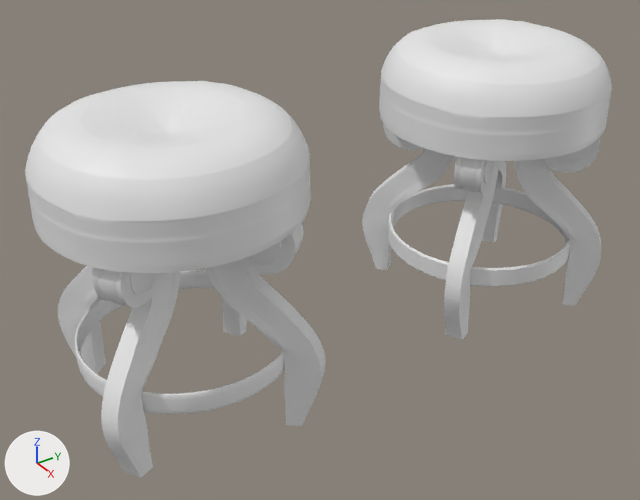
Before and after pictures for a commit that changed the Blender file Chair/Chair.blend.
One viewpoint serves both versions: a 50 mm lens placed at (1.541, -3.116, 0.878), pointed at (0.0, -2.086, -0.183). Arrows for +X, +Y and +Z are at lower left; the lights stay in place.

Names of what the first picture shows: 'Circle', 'Plane.002', 'Seat', 'Seat.001'.
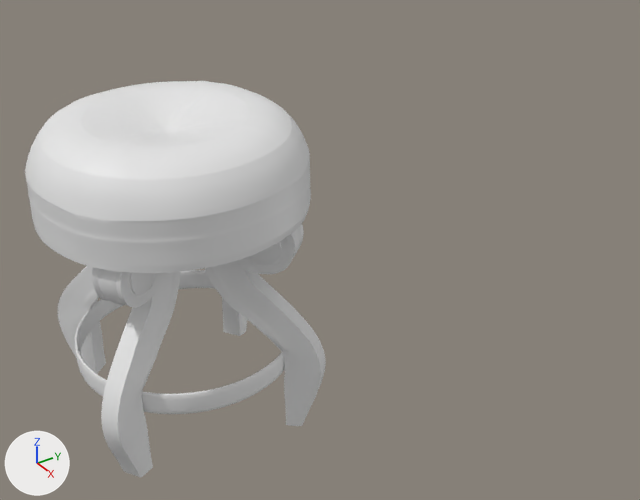
Changed parts and their boxes [x1, y1, x2, y2] in the pictures (640 x 500 px):
'Seat', hidden: before [379, 19, 612, 161]
'Plane.002', hidden: before [362, 124, 601, 340]
'Circle', hidden: before [388, 184, 570, 287]

Patch to the scene script:
```diff
--- a/Chair/Chair.blend.py
+++ b/Chair/Chair.blend.py
@@ ob_seat @@
 _m = ob_seat.modifiers.new('Subdivision', 'SUBSURF')
+ob_seat.hide_set(True)
@@ ob_circle @@
 ob_circle.location = (0.0, -1.562, -0.267)
+ob_circle.hide_set(True)
@@ ob_plane_002 @@
 _m = ob_plane_002.modifiers.new('Subdivision', 'SUBSURF')
+ob_plane_002.hide_set(True)
```
